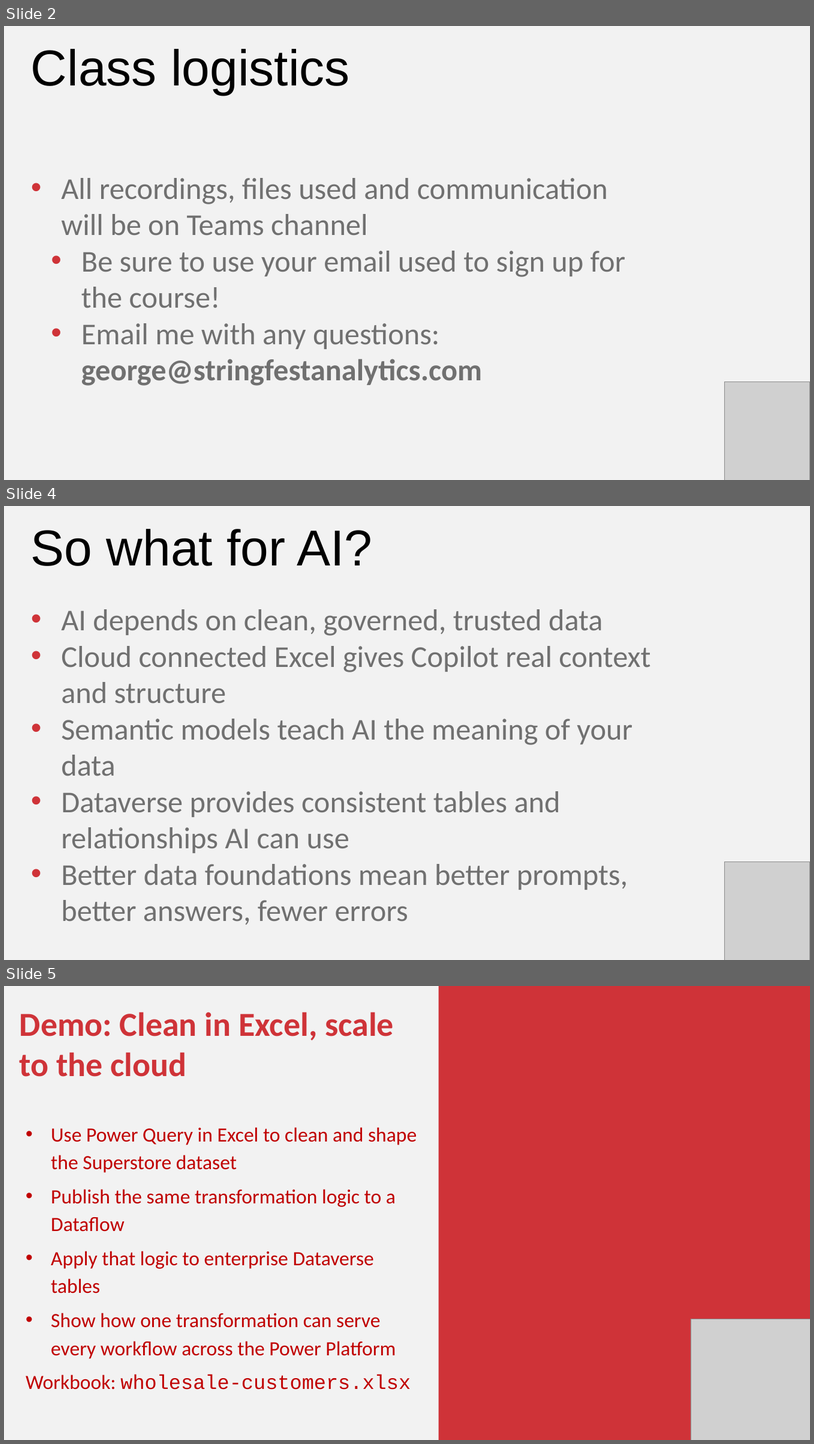
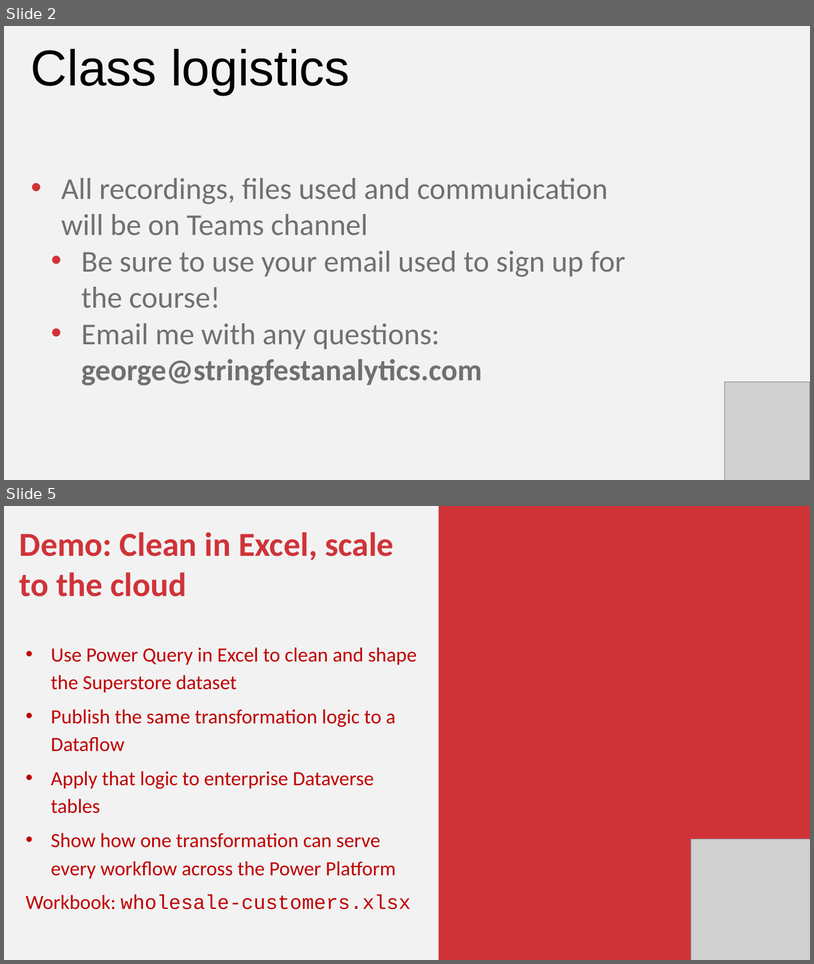
Before and after one commit to stringfestdata/ai-for-excel-in-a-week, a slide deck: day-4-office-scripts-power-automate/day-4-office-scripts-power-automate.pptx. Shown one above the other, each under a label of ours: slides 2, 4 and 5 before the commit, slides 2 and 5 after it; the slides between them are not shown. The pictures are 814x1444 and 814x964 pixels, drawn with LibreOffice and Linux fonts; fonts in the diff are those of the drawing; grey boxes stand for pictures. Boxes give left, top, right and bottom in pixels: in the first picture for what was removed or moved away, otherwise in the second. Text is boxed around its words. In the diff, an @@ line names an element or a change of style, - is before the commit and + after.

```diff
--- a/day-4-office-scripts-power-automate/day-4-office-scripts-power-automate.pptx
+++ b/day-4-office-scripts-power-automate/day-4-office-scripts-power-automate.pptx
@@ slide 4 removed at (4,506,810,960), background #F2F2F2 @@
@@ text removed at (31,529,372,566) @@
-So what for AI?
@@ text removed at (61,609,651,924) @@
-• AI depends on clean, governed, trusted data
-• Cloud connected Excel gives Copilot real context and structure
-• Semantic models teach AI the meaning of your data
-• Dataverse provides consistent tables and relationships AI can use
-• Better data foundations mean better prompts, better answers, fewer errors
@@ picture removed at (725,861,810,960) @@
```
Also in this commit, not shown: 2 slides changed, 4 slides added, 26 other files.
